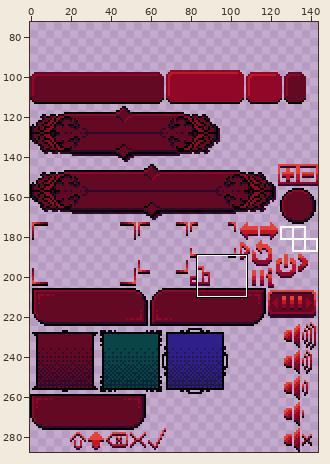
One commit to this pixel-art file: Succubus/Sprites/ButtonsUI.aseprite. Above: a wide view before the commit, with the close-up outlined.
Close-up. Before:
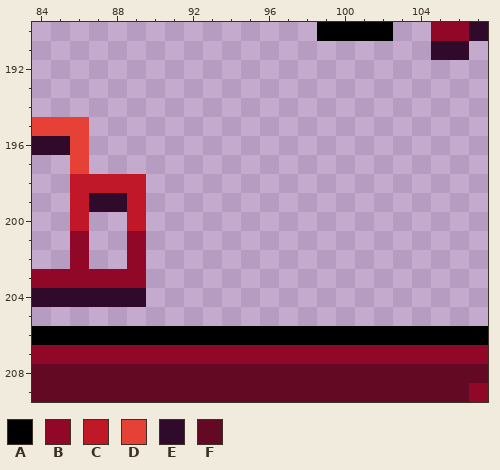
144x288 pixels, 1 frame. Shown: x 84..107, y 190..209. The wide view leaves out empty margins. The commit also changed other parts of the picture, which this record leaves out.
Palette (. is transparent): A #000000  B #910728  C #c01828  D #e64137  E #300a2b  F #640924
Pixels before, first column x 84:
190 ...............AAAA..BBE
191 .....................EE.
192 ........................
193 ........................
194 ........................
195 DDD.....................
196 EED.....................
197 ..D.....................
198 ..CCCC..................
199 ..CEEC..................
200 ..C..C..................
201 ..B..B..................
202 ..B..B..................
203 BBBBBB..................
204 EEEEEE..................
205 ........................
206 AAAAAAAAAAAAAAAAAAAAAAAA
207 BBBBBBBBBBBBBBBBBBBBBBBB
208 FFFFFFFFFFFFFFFFFFFFFFFF
209 FFFFFFFFFFFFFFFFFFFFFFFB
After:
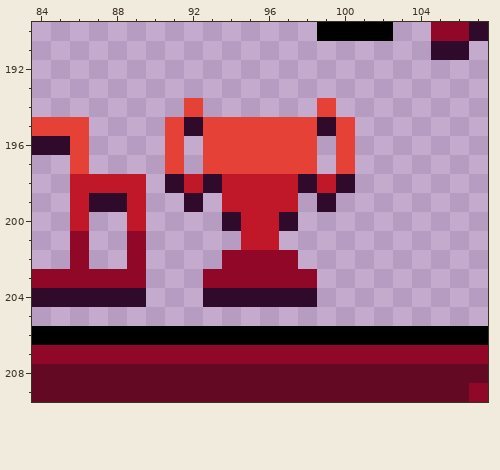
Changes in this commit:
Layer "Layer 1":
y 194: x 92 . -> D; x 99 . -> D
y 195: x 91..100 .......... -> DEDDDDDDED
y 196..197: x 91 . -> D; x 93..98 ...... -> DDDDDD; x 100 . -> D
y 198: x 91..100 .......... -> ECECCCCECE
y 199: x 92 . -> E; x 94..97 .... -> CCCC; x 99 . -> E
y 200: x 94..97 .... -> ECCE
y 201: x 95..96 .. -> CC
y 202: x 94..97 .... -> BBBB
y 203: x 93..98 ...... -> BBBBBB
y 204: x 93..98 ...... -> EEEEEE
